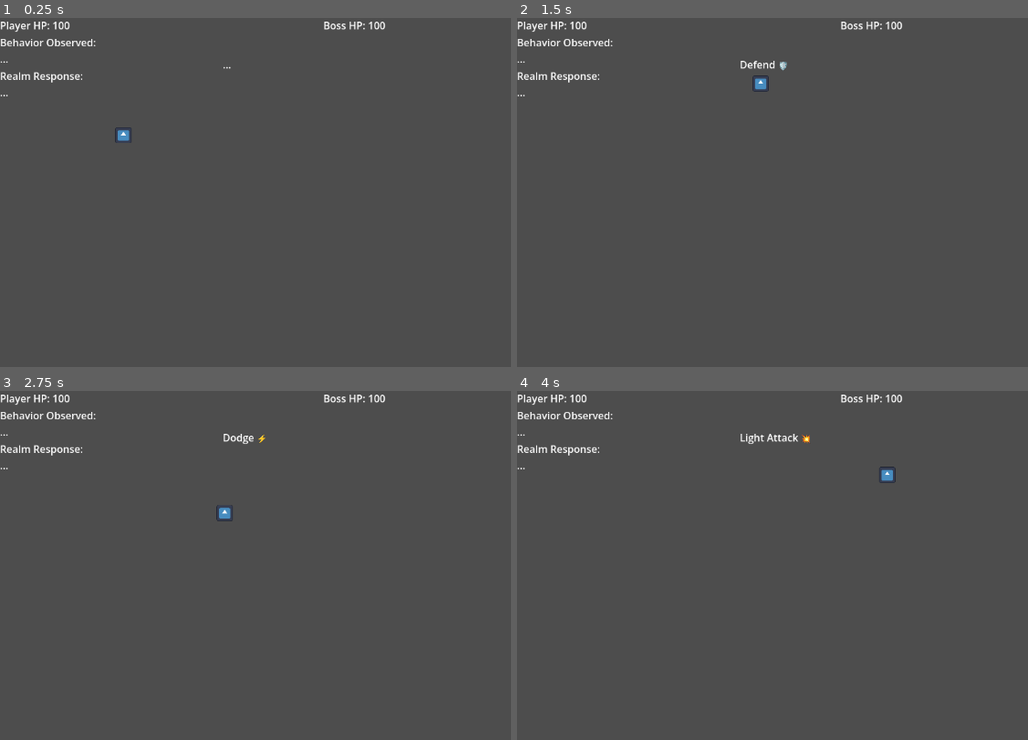
Above: before the commit, frames 1-4 (two rows, left to right).
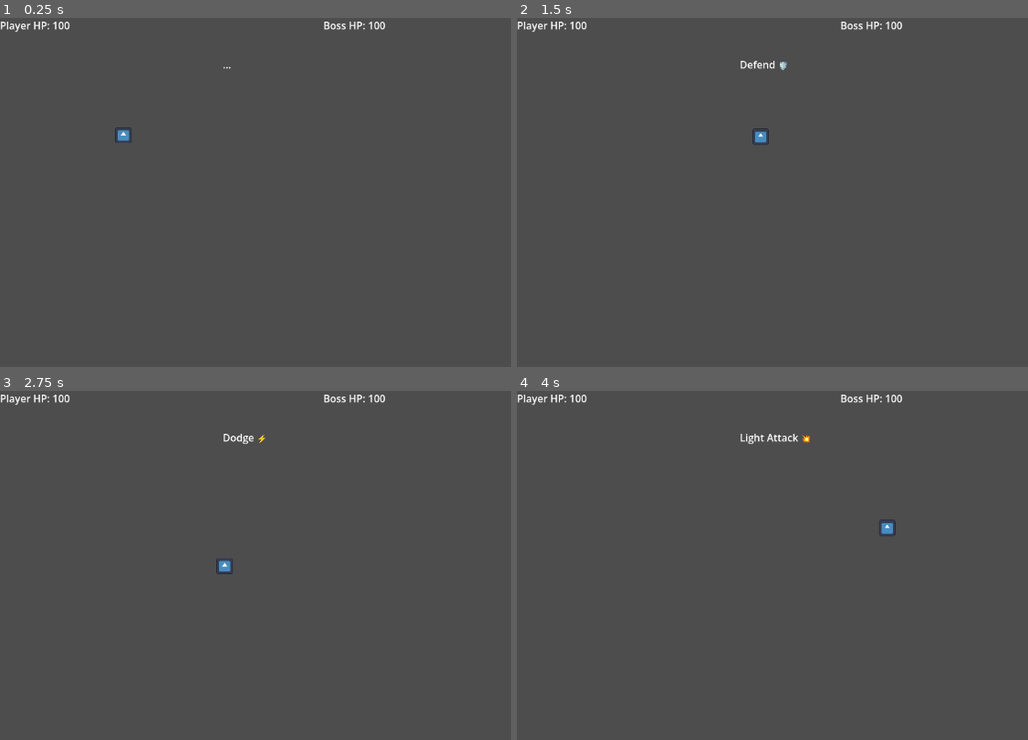
Above: after the commit, the same moments.

Repository: OyeArnav-18/antara-game1
Game: Godot game, scene res://main.tscn
The game is run twice, just before and just after one commit, with the same random seed, the same clock (stepped at 60 frames per second) and the same inputs. The engine's default icon, where the game draws it, is replaced by a stand-in: a white triangle on a blue panel in a dark square.
Inputs:
- Up to frame 1 (0.25 s): no input
- Up to frame 2 (1.5 s): tap Enter (ui_accept) at 0.5 s; hold Enter (ui_accept) 0.53-1.28 s; hold D (move_right) from 0.53 s (still down); tap W (jump) at 0.77 s; tap K (defend) at 1.35 s
- Up to frame 3 (2.75 s): tap W (jump) at 1.52 s; tap Enter (ui_accept) at 1.55 s; release D (move_right) at 2.03 s; hold A (move_left) from 2.03 s (still down); hold Enter (ui_accept) from 2.03 s (still down); tap L (dodge) at 2.1 s
- Up to frame 4 (4 s): release A (move_left) at 2.78 s; release Enter (ui_accept) at 2.78 s; hold D (move_right) from 2.78 s (still down); tap I (heavy_attack) at 2.85 s; tap W (jump) at 3.02, 3.77 s; tap Enter (ui_accept) at 3.05 s; hold Enter (ui_accept) from 3.53 s (still down); tap J (light_attack) at 3.6 s

The runs differ from the first frame. In frame 1, 0.4% of the frame differs, in the area x 0-19%, y 6-23%; in frame 2, 0.6%; in frame 3, 0.6%; in frame 4, 0.6%, in the area x 0-75%, y 6-42%.

Commit message:
feat: successfully integrated Featherless.ai bridge with live UI label updates

Diff:
--- /dev/null
+++ b/main.gd
@@ -0,0 +1,48 @@
+extends Control  # Matches the 'Inherits' in your screenshot
+
+# UI References - Using 'get_node' to handle the spaces in your names
+@onready var behaviour_label = get_node("Layout/AIPanel/Behaviour Label")
+@onready var realm_label = get_node("Layout/AIPanel/Realm Label")
+@onready var http_request = $HTTPRequest
+
+# API Configuration
+var api_key = "98e77572e910138" # I see you started typing this in the bg!
+
+func _ready():
+	# Connect the signal so Godot knows when the AI responds
+	http_request.request_completed.connect(_on_ai_response)
+	print("ANTARA Brain Initialized. Press ENTER to test AI.")
+
+# This function calls the Featherless AI
+func get_ai_decision(realm_type: String, player_action: String):
+	var url = "https://api.featherless.ai/v1/chat/completions"
+	var headers = [
+		"Content-Type: application/json",
+		"Authorization: Bearer " + api_key
+	]
+
+	var prompt = "Realm: " + realm_type + ". Player did: " + player_action + ". React mystically in 1 short sentence."
+
+	var body = JSON.stringify({
+		"model": "meta-llama/Llama-3-70B-Instruct",
+		"messages": [{"role": "user", "content": prompt}],
+		"max_tokens": 50
+	})
+
+	http_request.request(url, headers, HTTPClient.METHOD_POST, body)
+
+# This function triggers when you press ENTER
+func _input(event):
+	if event.is_action_pressed("ui_accept"):
+		realm_label.text = "The Sentinel considers your path..."
+		get_ai_decision("Raudra", "Aggressive Strike")
+
+# This function handles the response
+func _on_ai_response(result, response_code, headers, body):
+	if response_code == 200:
+		var json = JSON.parse_string(body.get_string_from_utf8())
+		var response_text = json["choices"][0]["message"]["content"]
+		realm_label.text = response_text
+		behaviour_label.text = "SENTINEL: ADAPTING"
+	else:
+		realm_label.text = "The void is silent. (Check API Key/Connection)"
--- a/main.tscn
+++ b/main.tscn
@@ -1,6 +1,7 @@
 [gd_scene format=3 uid="uid://u2yuq4ta4rvb"]
 
 [ext_resource type="Script" uid="uid://cwmomdn6k50p3" path="res://player.gd" id="1_0xm2m"]
+[ext_resource type="Script" uid="uid://dwqi8jic7f03c" path="res://main.gd" id="1_h2yge"]
 [ext_resource type="Texture2D" uid="uid://c2lmsii77uf3j" path="res://icon.svg" id="2_h2yge"]
 
 [sub_resource type="RectangleShape2D" id="RectangleShape2D_0xm2m"]
@@ -16,6 +17,7 @@
 anchor_bottom = 1.0
 grow_horizontal = 2
 grow_vertical = 2
+script = ExtResource("1_h2yge")
 
 [node name="Layout" type="VBoxContainer" parent="." unique_id=429326674]
 layout_mode = 0
@@ -35,6 +37,7 @@
 text = "Boss HP: 100"
 
 [node name="AIPanel" type="VBoxContainer" parent="Layout" unique_id=93450759]
+visible = false
 layout_mode = 2
 
 [node name="Behaviour Label" type="Label" parent="Layout/AIPanel" unique_id=1389955718]
@@ -56,7 +59,7 @@
 texture = ExtResource("2_h2yge")
 
 [node name="CollisionShape2D" type="CollisionShape2D" parent="Player" unique_id=1244071555]
-position = Vector2(195, 169)
+position = Vector2(215, 85)
 shape = SubResource("RectangleShape2D_0xm2m")
 
 [node name="Ground" type="StaticBody2D" parent="." unique_id=969229045]
@@ -72,3 +75,5 @@
 offset_right = 366.0
 offset_bottom = 85.0
 text = "..."
+
+[node name="HTTPRequest" type="HTTPRequest" parent="." unique_id=1540569754]
